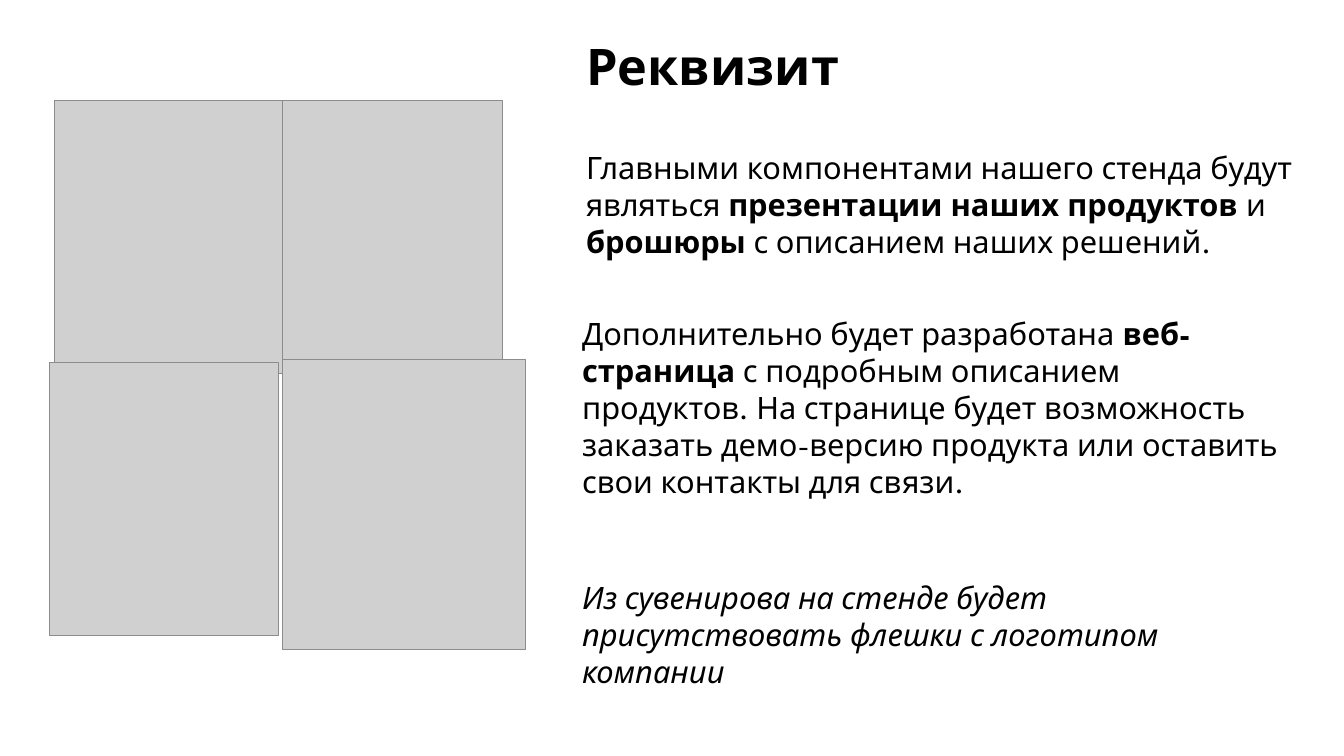
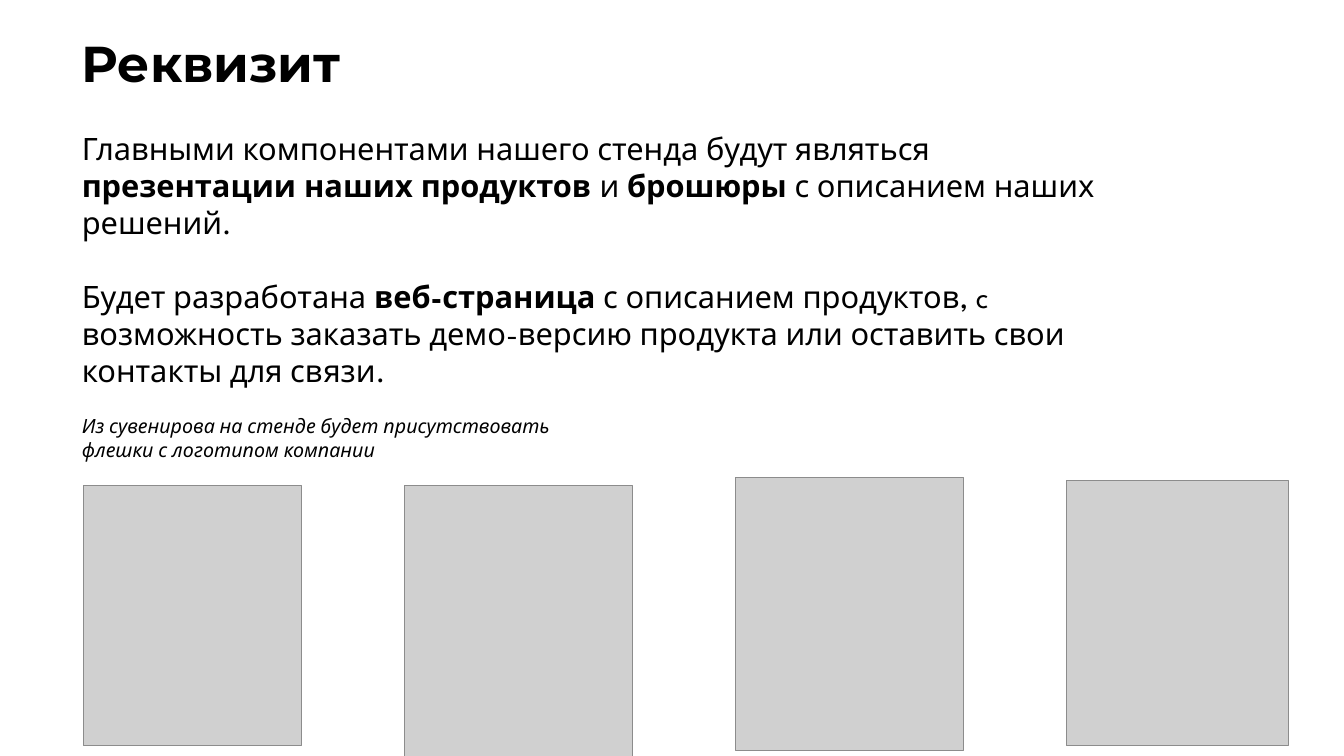
Before and after one commit to kharbacheuski/BSUIR_LABS, a slide deck: slide 3 of 5_term/МППиУ/SOFT_FX_PRES_6.pptx. Drawn at 1344x756 pixels with LibreOffice and Linux fonts; fonts in the diff are those of the drawing; grey boxes stand for pictures. Boxes give left, top, right and bottom in pixels: in the first picture for what was removed or moved away, otherwise in the second. Text is boxed around its words. In the diff, an @@ line names an element or a change of style, - is before the commit and + after.

```diff
--- a/5_term/МППиУ/SOFT_FX_PRES_6.pptx
+++ b/5_term/МППиУ/SOFT_FX_PRES_6.pptx
@@ title "Реквизит": place and size @@
-title "Реквизит" at [586,49,839,86]
+title "Реквизит" at [82,46,341,83]
@@ title "Реквизит" at [82,46,341,83]: font League Spartan to Montserrat @@
@@ text "Главными компонентами нашего стенда будут ...": place and size @@
-text "Главными компонентами нашего стенда будут ..." at [586,155,1292,261]
+text "Главными компонентами нашего стенда будут ..." at [82,136,1095,388]
@@ text at [82,284,1065,388]: paragraph added @@
+Будет разработана веб-страница с описанием продуктов, c возможность заказать демо-версию продукта или оставить свои контакты для связи.
@@ text removed at [582,321,1278,499] @@
-Дополнительно будет разработана веб-страница с подробным описанием продуктов. На странице будет возможность заказать демо-версию продукта или оставить свои контакты для связи.
@@ text "Из сувенирова на стенде будет ...": place and size @@
-text "Из сувенирова на стенде будет ..." at [582,585,1159,684]
+text "Из сувенирова на стенде будет ..." at [82,418,549,462]
@@ text "Из сувенирова на стенде будет ..." at [82,418,549,462]: size 22 to 14 pt @@
@@ picture: place and size @@
-picture at [282,100,502,362]
+picture at [735,478,963,751]
@@ picture: place and size @@
-picture at [50,363,279,636]
+picture at [84,486,301,747]
@@ picture: place and size @@
-picture at [282,359,525,649]
+picture at [404,486,632,756]
@@ picture: place and size @@
-picture at [54,100,282,373]
+picture at [1067,480,1289,746]
```
Also in this commit, not shown: 5 other slides changed, 5 slides added, 2 slides removed.
